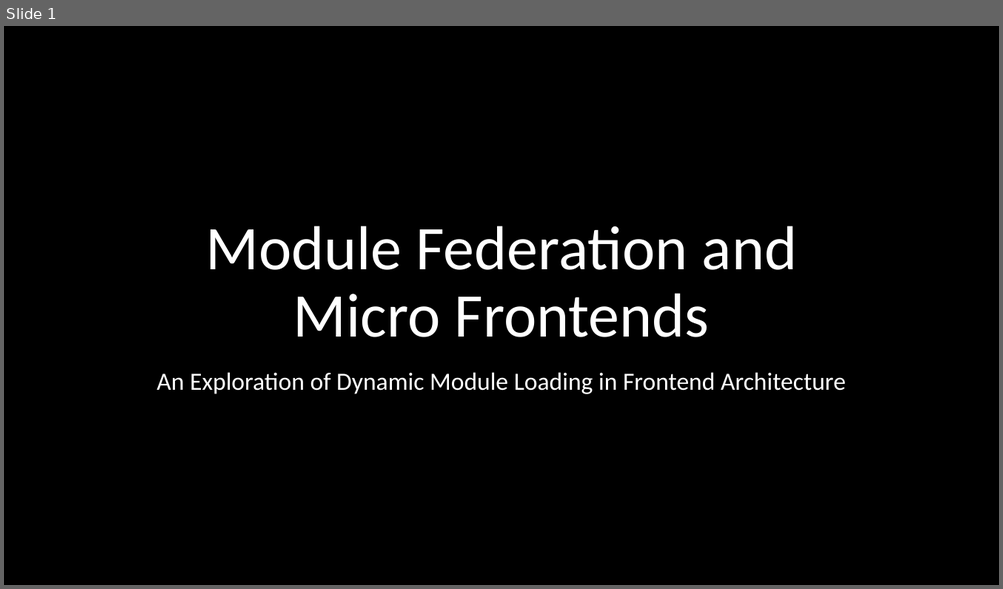
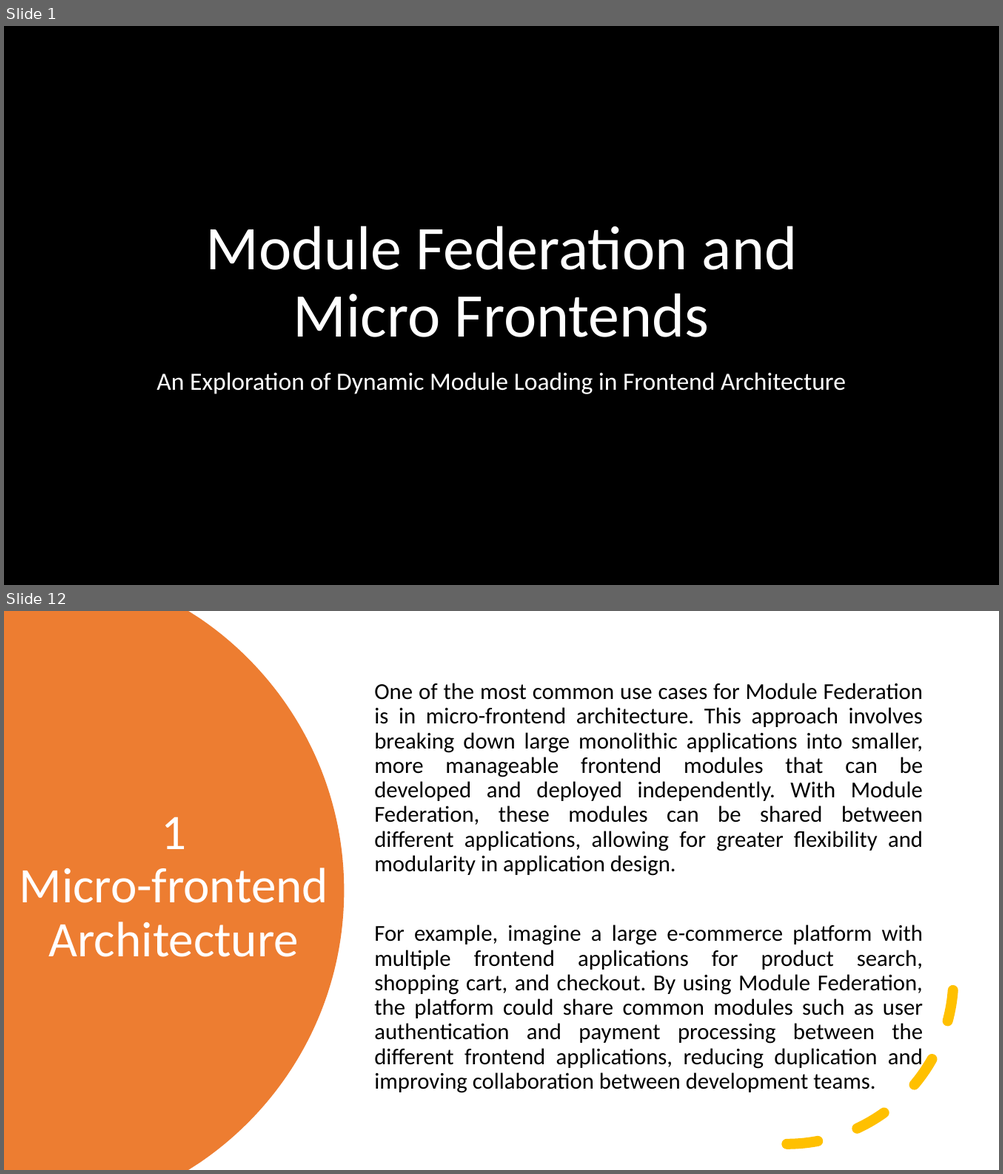
Before and after one commit to stevensamir20/Module-Federation, a slide deck: Module Federation.pptx. Shown one above the other, each under a label of ours: slide 1 before the commit, slides 1 and 12 after it; the slides between them are not shown. The pictures are 1003x589 and 1003x1174 pixels, drawn with LibreOffice and Linux fonts; fonts in the diff are those of the drawing; background and template pictures are left out. Boxes give left, top, right and bottom in pixels: in the first picture for what was removed or moved away, otherwise in the second. Text is boxed around its words. In the diff, an @@ line names an element or a change of style, - is before the commit and + after.

```diff
--- a/Module Federation.pptx
+++ b/Module Federation.pptx
@@ slide 12 added at (4,611,999,1170), background #FFFFFF @@
@@ freeform shape added at (4,611,344,1170), fill #ED7D31 @@
@@ text added at (374,683,922,1093), 22 pt, text #000000 @@
+One of the most common use cases for Module Federation is in micro-frontend architecture. This approach involves breaking down large monolithic applications into smaller, more manageable frontend modules that can be developed and deployed independently. With Module Federation, these modules can be shared between different applications, allowing for greater flexibility and modularity in application design.
+For example, imagine a large e-commerce platform with multiple frontend applications for product search, shopping cart, and checkout. By using Module Federation, the platform could share common modules such as user authentication and payment processing between the different frontend applications, reducing duplication and improving collaboration between development teams.
@@ title added at (20,817,328,957), 48 pt, text #FFFFFF @@
+1
+Micro-frontend Architecture
@@ arc (boxed as its full ellipse) added at (620,812,954,1145), outline #FFC000 10 pt dashed @@
```
Also in this commit, not shown: 7 slides changed, 8 other slides added, 3 other files.
